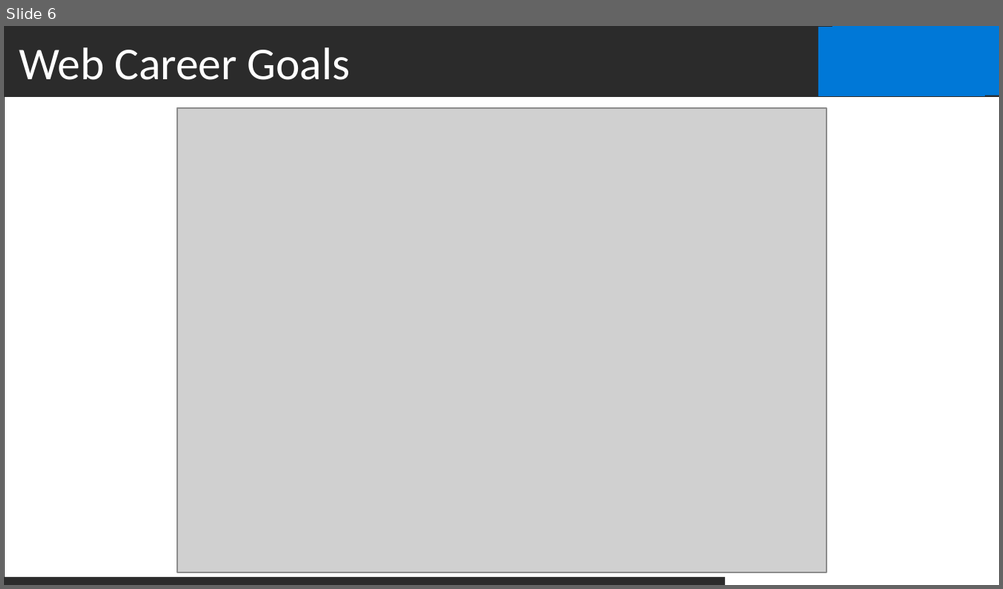
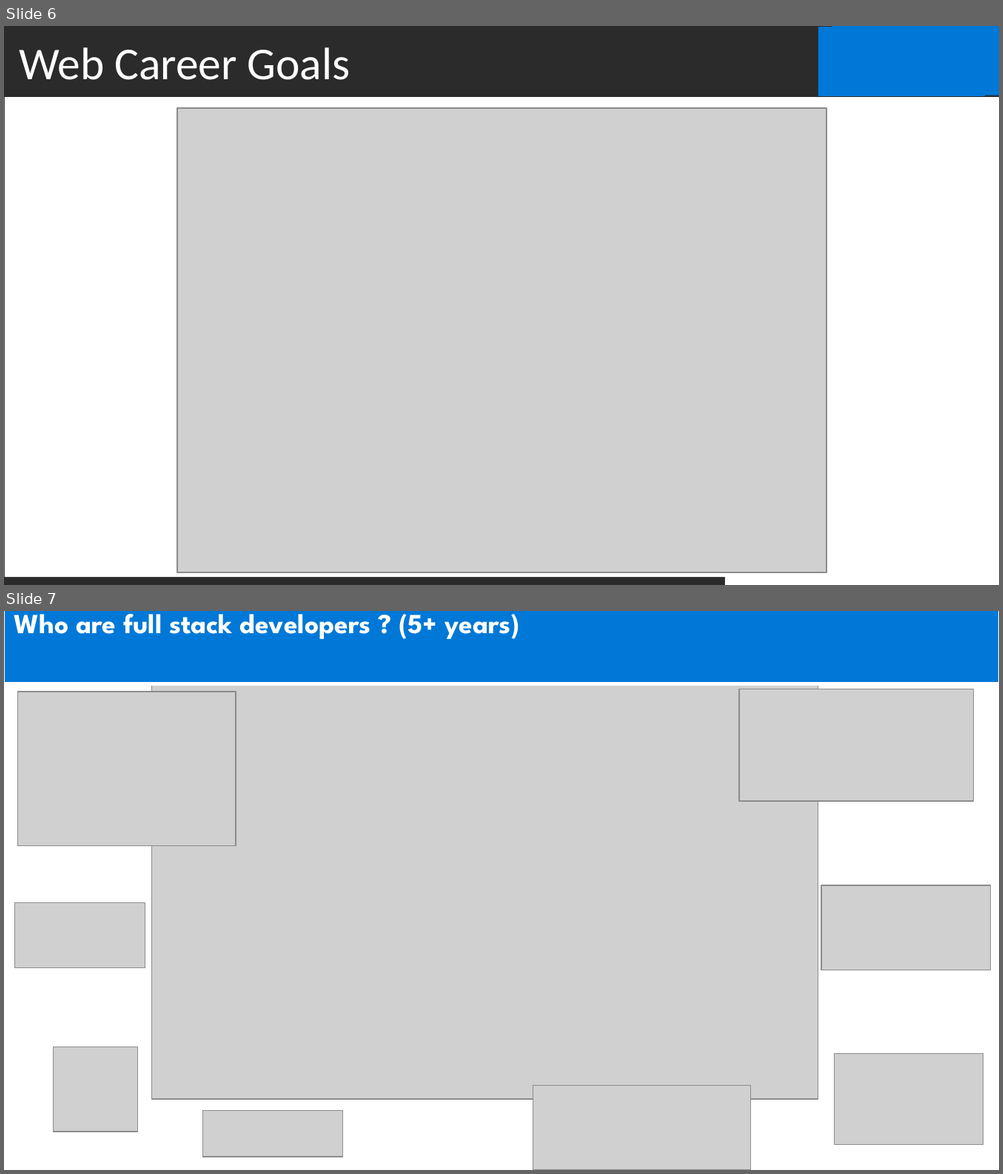
Before and after one commit to Prasundas99/Web-Development-Traning, a slide deck: 00. Introduction/PPT Personal .pptx. Shown one above the other, each under a label of ours: slide 6 before the commit, slides 6 and 7 after it. The pictures are 1003x589 and 1003x1174 pixels, drawn with LibreOffice and Linux fonts; fonts in the diff are those of the drawing; grey boxes stand for pictures; background and template pictures are left out; a plain dark background stands for a picture behind light text. Boxes give left, top, right and bottom in pixels: in the first picture for what was removed or moved away, otherwise in the second. Text is boxed around its words. In the diff, an @@ line names an element or a change of style, - is before the commit and + after.

```diff
--- a/00. Introduction/PPT Personal .pptx
+++ b/00. Introduction/PPT Personal .pptx
@@ slide 7 added at (4, 611, 999, 1170), background picture (left out) @@
@@ table added at (4, 611, 999, 684), 1 rows, 1 columns @@
+Who are full stack developers ? (5+ years)
@@ rectangle added at (817, 612, 984, 681), fill #0078D7 @@
@@ rectangle added at (833, 611, 999, 681), fill #0078D7 @@
@@ rectangle added at (5, 681, 999, 1162), fill #FFFFFF @@
@@ picture added at (18, 692, 236, 846) @@
@@ picture added at (152, 684, 819, 1099) @@
@@ picture added at (739, 689, 973, 801) @@
@@ picture added at (820, 886, 990, 970) @@
@@ picture added at (15, 903, 145, 968) @@
@@ picture added at (53, 1048, 137, 1132) @@
@@ picture added at (834, 1054, 982, 1144) @@
@@ picture added at (533, 1085, 751, 1170) @@
@@ picture added at (203, 1111, 343, 1157) @@
@@ rectangle added at (725, 1139, 999, 1170), fill #FFFFFF @@
```
Also in this commit, not shown: 3 slides changed, 2 other slides added, 2 slides removed.
